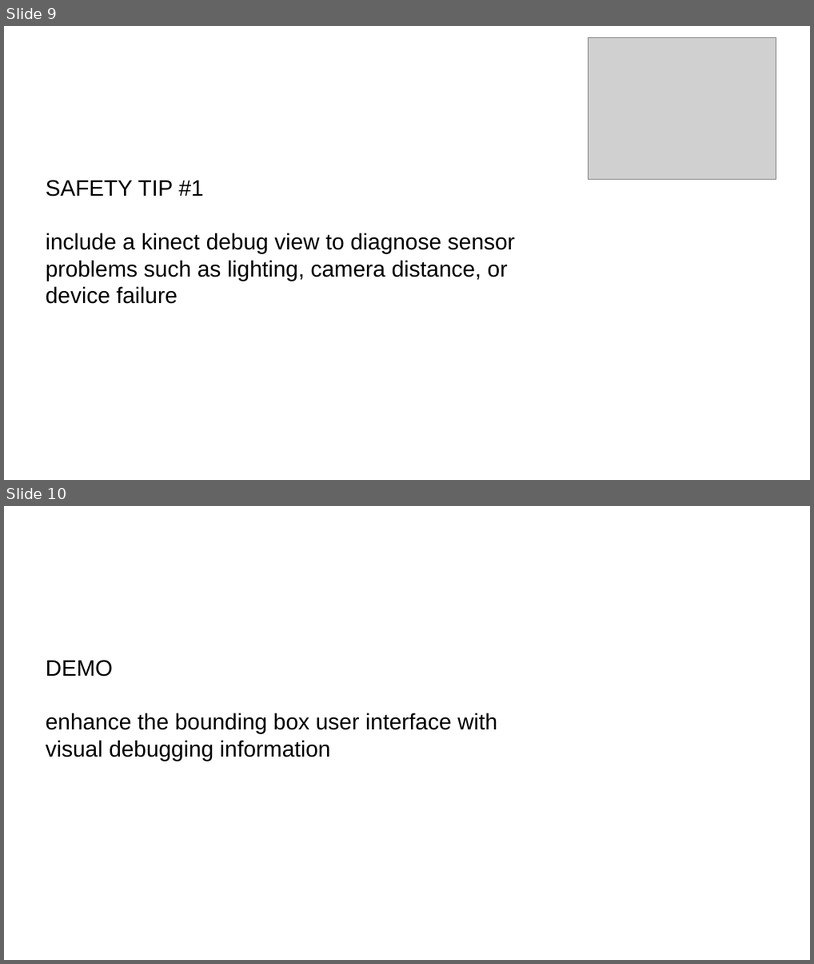
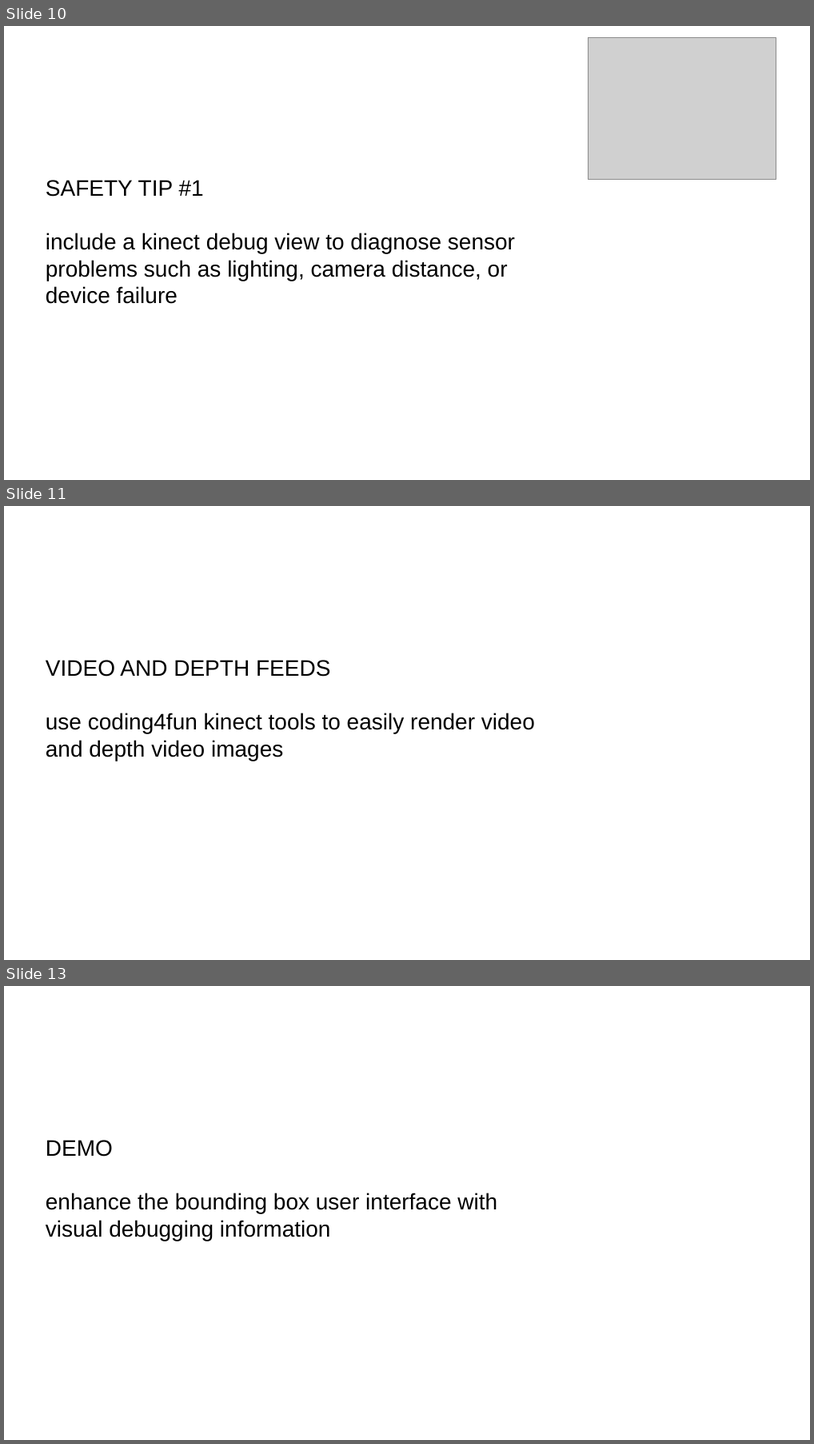
Before and after one commit to kindohm/kinect-level-up, a slide deck: presentation/LevelUpKinect.pptx. Shown one above the other, each under a label of ours: slides 9 and 10 before the commit, slides 10, 11 and 13 after it; the slides between them are not shown. The pictures are 814x964 and 814x1444 pixels, drawn with LibreOffice and Linux fonts; fonts in the diff are those of the drawing; grey boxes stand for pictures. Boxes give left, top, right and bottom in pixels: in the first picture for what was removed or moved away, otherwise in the second. Text is boxed around its words. In the diff, an @@ line names an element or a change of style, - is before the commit and + after.

```diff
--- a/presentation/LevelUpKinect.pptx
+++ b/presentation/LevelUpKinect.pptx
@@ slide 11 added at (x1=4, y1=506, x2=810, y2=960), background #FFFFFF @@
@@ text added at (x1=46, y1=660, x2=535, y2=760), 20 pt, text #000000 @@
+VIDEO AND DEPTH FEEDS
+use coding4fun kinect tools to easily render video and depth video images
@@ what was slide 9 is now slide 10 @@
@@ what was slide 10 is now slide 13 @@
```
Also in this commit, not shown: 2 other slides added.
